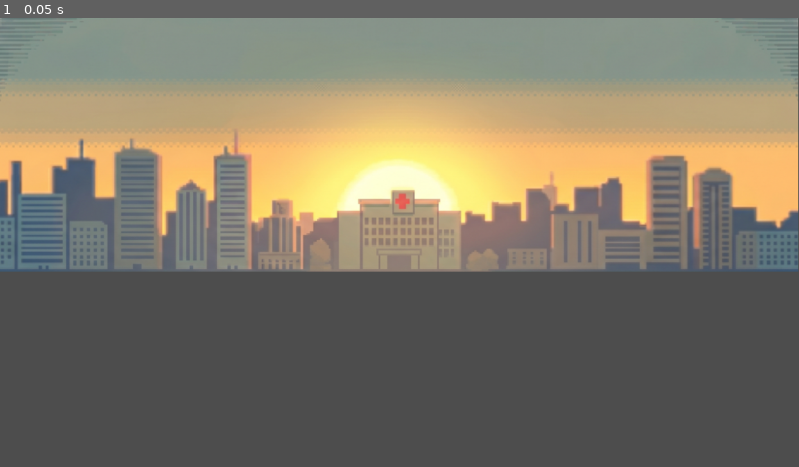
Above: before the commit, frame 1.
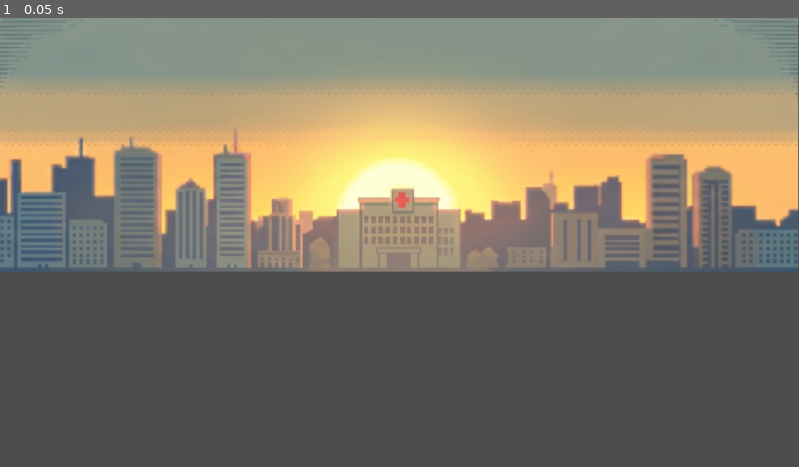
Above: after the commit, the same moment.

Repository: AnaLuizaS4ntos/Corrida_vital_v1
Game: Godot game, scene res://scenes/cena_Rua.tscn
The game is run twice, just before and just after one commit, with the same random seed, the same clock (stepped at 60 frames per second) and the same inputs. The project has no main scene, so this scene is started directly.
Inputs:
- Up to frame 1 (0.05 s): no input

The runs differ from the first frame. In frame 1, 1.6% of the frame differs, in the area x 0-100%, y 4-57%.

Commit message:
Fazendo o scr da cena rua

Diff:
--- a/scenes/cena_Rua.tscn
+++ b/scenes/cena_Rua.tscn
@@ -1,14 +1,12 @@
 [gd_scene format=3 uid="uid://c031y7yi61u4n"]
 
-[ext_resource type="Script" uid="uid://dl2otafkeoyte" path="res://scr/cena_rua.gd" id="1_gpi17"]
 [ext_resource type="Texture2D" uid="uid://j3c106oa70si" path="res://assets/Captura de tela 2026-05-15 012241.png" id="1_jfhvc"]
 
 [node name="Pseudo_3D" type="Node2D" unique_id=711295868]
-script = ExtResource("1_gpi17")
 
 [node name="CapturaDeTela20260515012241" type="Sprite2D" parent="." unique_id=211943993]
 scale = Vector2(0.9786097, 0.9786096)
 texture = ExtResource("1_jfhvc")
 centered = false
 region_enabled = true
-region_rect = Rect2(0, 0, 1176, 374)
+region_rect = Rect2(0.635, 2.145, 1176, 374)
--- a/scr/cena_rua.gd
+++ b/scr/cena_rua.gd
@@ -40,33 +40,31 @@
 
 	num = lines.size()
 
+func _draw_road(color: Color, x1: float, y1: float, w1: float, x2: float, y2: float, w2: float) -> void:
+	# Definindo os 4 pontos do trapézio (A, B, C, D)
+	var a = Vector2(x1 - w1, y1)
+	var b = Vector2(x2 - w2, y2)
+	var c = Vector2(x2 + w2, y2)
+	var d = Vector2(x1 + w1, y1)
 
-#desenhando a pista
-func _draw():
-	# Loop que desenha os segmentos de trás para frente (horizonte para baixo)
-	var start_pos = pos / seg
+	var points = PackedVector2Array([a, b, c, d])
 
-	for i in range(1, 300): # Desenha 300 segmentos à frente
-		var curr = lines[(start_pos + i) % num]
-		var prev = lines[(start_pos + i - 1) % num]
+	draw_colored_polygon(points, color)
 
-		# Determina se o segmento é claro ou escuro para o efeito de "zebra"
-		var is_dark = (start_pos + i) % 6 < 3
-		var grass_color = color["grass-dark"] if is_dark else color["grass_light"]
-		var road_color = color["road_dark"] if is_dark else color["border_ligth"] # Ajuste as cores conforme preferir
+func _line(line, cam_x, cam_y, cam_z):
+	line.scale = cam / (line.z - cam_z)
+	line.X= (1+ line.scale * (line.x - cam_x)) * width /2
+	line.Y = (1- line.scale * (line.y - cam_y)) * heigth /2
+	line.W = line.scale * road_width * (width/2)
+	return line
 
-		# Desenha a Grama (Fundo)
-		draw_rect(Rect2(0, prev.Y, width, curr.Y - prev.Y), grass_color)
 
-		# Desenha a Pista (Trapézio)
-		var points = PackedVector2Array([
-			Vector2(prev.X - prev.W, prev.Y), # A
-			Vector2(prev.X + prev.W, prev.Y), # B
-			Vector2(curr.X + curr.W, curr.Y), # C
-			Vector2(curr.X - curr.W, curr.Y)  # D
-		])
-		draw_colored_polygon(points, road_color)
 
+
+func _draw() -> void:
+	# Chamando a função igualzinho ao seu tutorial
+	# Color.RED (em maiúsculas no Godot 4) ou Color(1, 0, 0)
+	_draw_road(Color.RED, 512, 400, 200, 512, 200, 50)
 
 # Called every frame. 'delta' is the elapsed time since the previous frame.
 func _process(delta: float) -> void:
